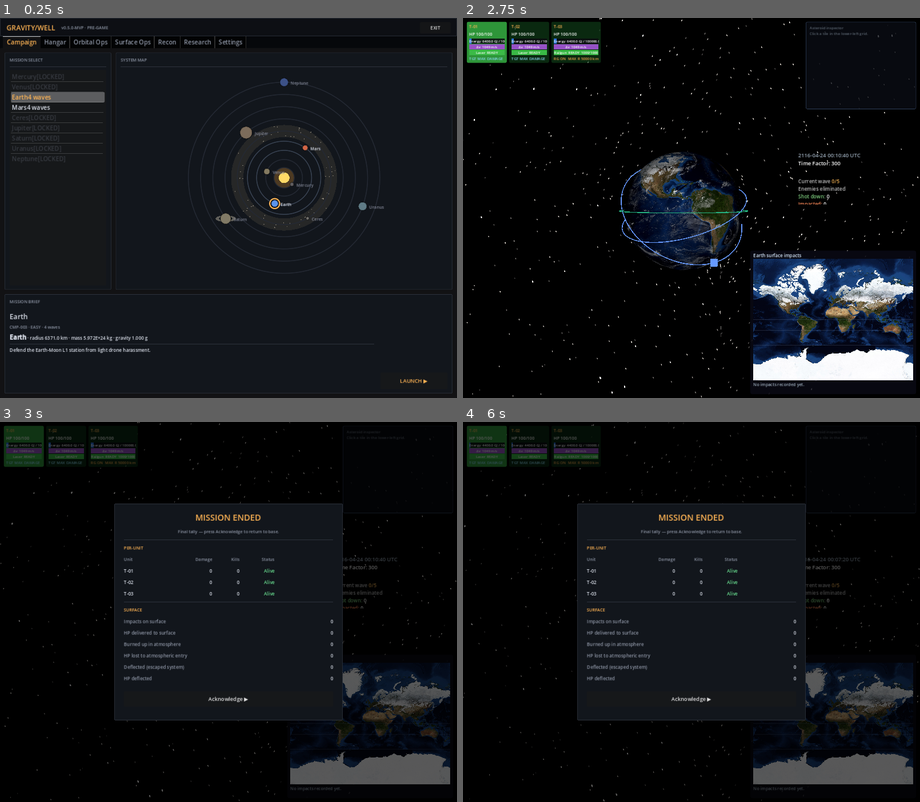
Above: before the commit, frames 1-4 (two rows, left to right).
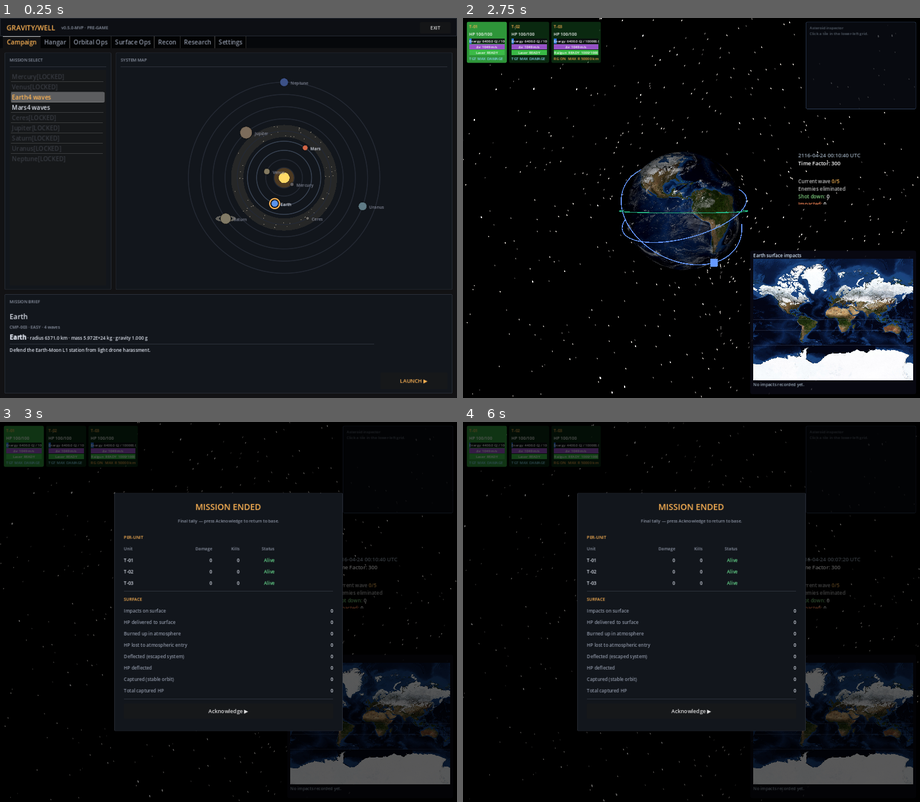
Above: after the commit, the same moments.

Repository: mellenburg/game
Game: Godot game, scene res://scenes/menu.tscn
Two runs of this game, one before a commit and one after it. Both use one fixed random seed, a clock stepped at 60 frames per second and the inputs below.
Inputs (mouse positions are in pixels of both pictures, inside the frame that each line leads up to):
- Up to frame 1 (0.25 s): no input
- Up to frame 2 (2.75 s): click "LAUNCH ▶" at 0.5 s; tap A (move_left) at 1.25, 2 s; drag from (577, 246) to (737, 124) at 1.27 s; drag from (600, 227) to (668, 284) at 2.02 s
- Up to frame 3 (3 s): tap A (move_left) at 2.75 s; move the mouse to (274, 528) at 2.77 s; hold D (move_right) from 2.78 s (still down); hold Enter (end_game) from 2.78 s (still down); tap J (add_decaying_enemy) at 2.85 s
- Up to frame 4 (6 s): release D (move_right) at 3.5 s; release Enter (end_game) at 3.5 s; click "Acknowledge ▶" at 3.5 s; click "LAUNCH ▶" at 4.25 s; tap A (move_left) at 5, 5.75 s; drag from (668, 688) to (554, 555) at 5.02 s; move the mouse to (828, 669) at 5.77 s; hold A (move_left) from 5.78 s (still down); hold Enter (end_game) from 5.78 s (still down); tap N (add_satellite) at 5.85 s

Frames 1-2 are identical in both runs. In frame 3, 4.6% of the frame differs, in the area x 25-75%, y 18-82%; in frame 4, 4.6%.

Commit message:
Stable-orbit asteroid fragments are no longer targeted or mission-blocking
- Weapons skip fragments with is_stable_orbit=true in _collect_targetable
- _any_live_enemies() ignores stable-orbit fragments so missions resolve
  once all non-captured threats are gone
- Track asteroids_captured / captured_hp (tallied at spawn) and surface
  them in end_game_summary() and the end-of-run overlay under a new
  "Captured (stable orbit)" / "Total captured HP" pair in the SURFACE
  section

https://claude.ai/code/session_01J38Bf8p3EG2sp1wwTEsnRo

Diff:
--- a/godot/scripts/combat_controller.gd
+++ b/godot/scripts/combat_controller.gd
@@ -246,7 +246,7 @@
 func _collect_targetable(satellites: Array[Satellite]) -> Array[Satellite]:
 	var out: Array[Satellite] = []
 	for sat in satellites:
-		if sat.alive and sat.orbit_alive and not sat.is_deflected:
+		if sat.alive and sat.orbit_alive and not sat.is_deflected and not sat.is_stable_orbit:
 			out.append(sat)
 	return out
 
--- a/godot/scripts/earth_system.gd
+++ b/godot/scripts/earth_system.gd
@@ -91,6 +91,10 @@
 # Breakup fragments that escaped the system on a hyperbolic trajectory.
 var asteroids_deflected: int = 0
 var deflected_hp: float = 0.0
+# Breakup fragments that settled into a stable bound orbit (purple) —
+# neither impacting nor escaping.
+var asteroids_captured: int = 0
+var captured_hp: float = 0.0
 # Snapshots of player satellites that died during the run. Each entry
 # is a Dictionary { "unit_name", "damage_dealt", "kills" } captured at
 # the moment of death so the end-of-run summary can credit a unit
@@ -414,7 +418,7 @@
 
 func _any_live_enemies() -> bool:
 	for sat in real_satellites:
-		if sat.team == Satellite.TEAM_ENEMY and sat.alive:
+		if sat.team == Satellite.TEAM_ENEMY and sat.alive and not sat.is_stable_orbit:
 			return true
 	return false
 
@@ -633,6 +637,9 @@
 			sat.orbit = child_orbit
 			satellite_container.add_child(sat)
 			real_satellites.append(sat)
+			if stable:
+				asteroids_captured += 1
+				captured_hp += sat.hp
 
 
 # Build the end-of-run report. Combines live player-satellite tallies
@@ -670,6 +677,8 @@
 		"atmosphere_burnup_hp": atmosphere_burnup_hp,
 		"asteroids_deflected": asteroids_deflected,
 		"deflected_hp": deflected_hp,
+		"asteroids_captured": asteroids_captured,
+		"captured_hp": captured_hp,
 	}
 
 
--- a/godot/scripts/end_game_overlay.gd
+++ b/godot/scripts/end_game_overlay.gd
@@ -109,8 +109,8 @@
 	# Tallened to fit the SURFACE section's atmospheric-burnup pair
 	# (bodies fully ablated + HP lost to atmospheric entry) added
 	# alongside the impact totals.
-	_root_panel.offset_top = -285
-	_root_panel.offset_bottom = 285
+	_root_panel.offset_top = -313
+	_root_panel.offset_bottom = 313
 	add_child(_root_panel)
 
 	var pad := MarginContainer.new()
@@ -196,6 +196,15 @@
 	))
 	_content_root.add_child(_kv_row(
 		"HP deflected", "%.0f" % deflected_hp,
+	))
+
+	var captured_count := int(summary.get("asteroids_captured", 0))
+	var captured_hp := float(summary.get("captured_hp", 0.0))
+	_content_root.add_child(_kv_row(
+		"Captured (stable orbit)", "%d" % captured_count,
+	))
+	_content_root.add_child(_kv_row(
+		"Total captured HP", "%.0f" % captured_hp,
 	))
 
 	_content_root.add_child(_hr())
